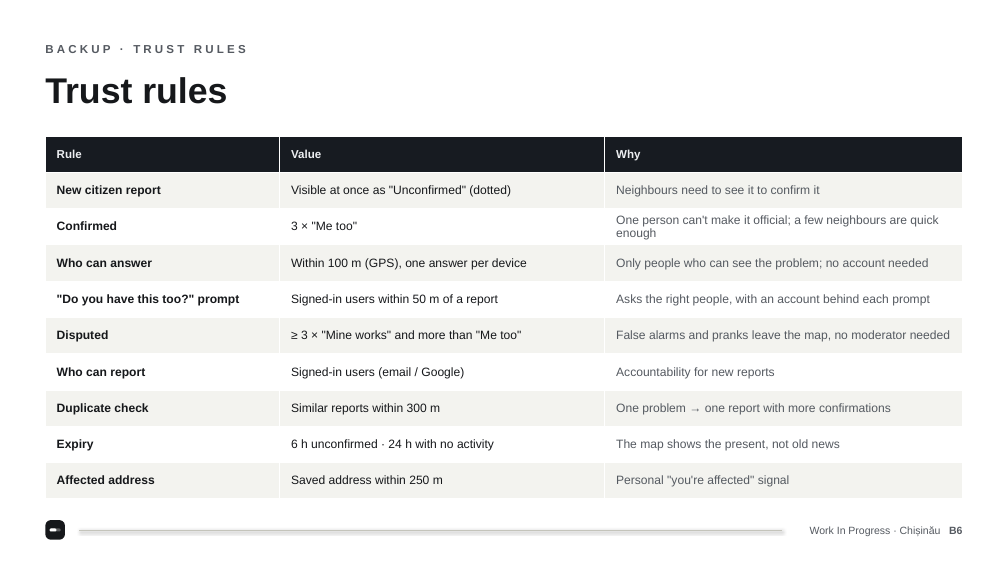
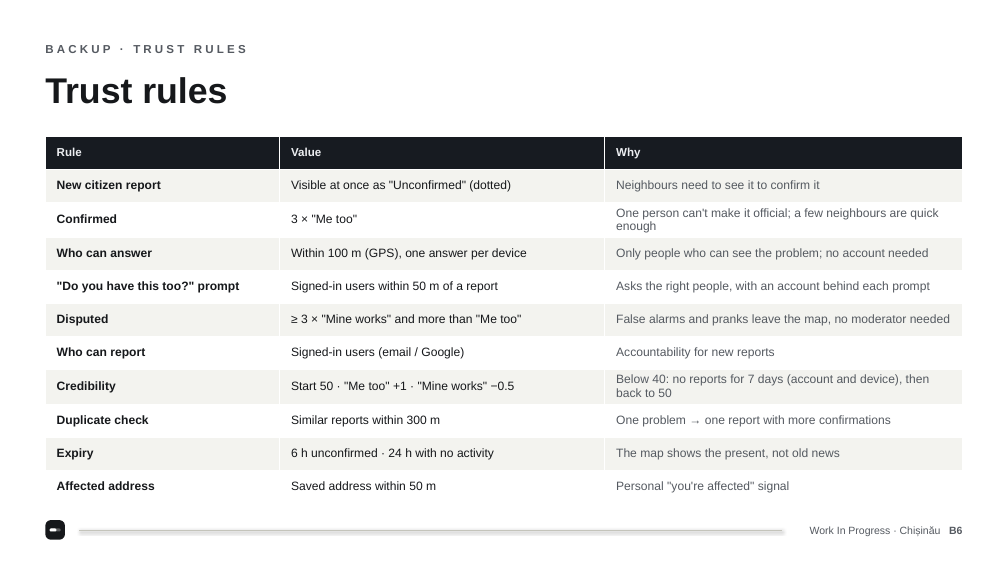
Before and after one commit to CataragaMaxim/wip_gigahack, a slide deck: slide 17 of docs/WorkInProgress-Pitch.pptx. Drawn at 1008x567 pixels with LibreOffice and Linux fonts; fonts in the diff are those of the drawing. Boxes give left, top, right and bottom in pixels: in the first picture for what was removed or moved away, otherwise in the second. Text is boxed around its words. In the diff, an @@ line names an element or a change of style, - is before the commit and + after.

Commit message:
2. Credibility score; 1. Alerts for "My addresses" only within 50 m

```diff
--- a/docs/WorkInProgress-Pitch.pptx
+++ b/docs/WorkInProgress-Pitch.pptx
@@ table at <box>45,136,963,499</box> @@
+row 8: Credibility | Start 50 · "Me too" +1 · "Mine works" −0.5 | Below 40: no reports for 7 days (account and device), then back to 50
-row 11, column 2: Saved address within 250 m
+row 11, column 2: Saved address within 50 m
```
Also in this commit, not shown: 5 other slides changed, 19 other files.
